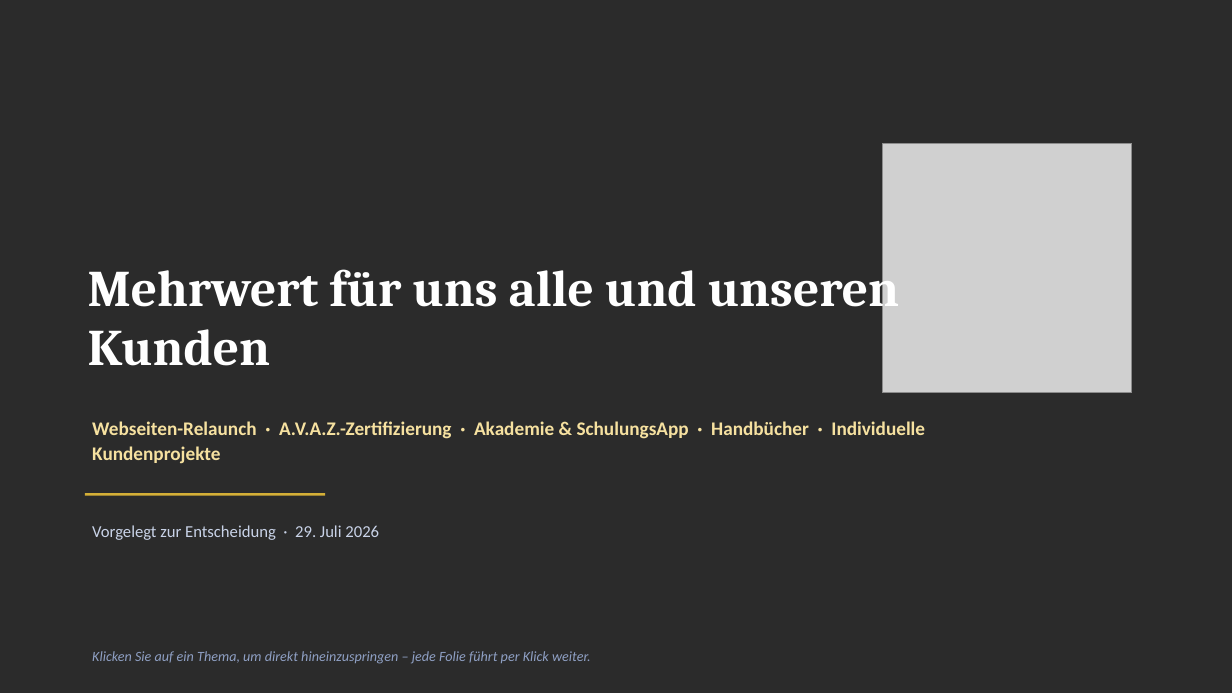
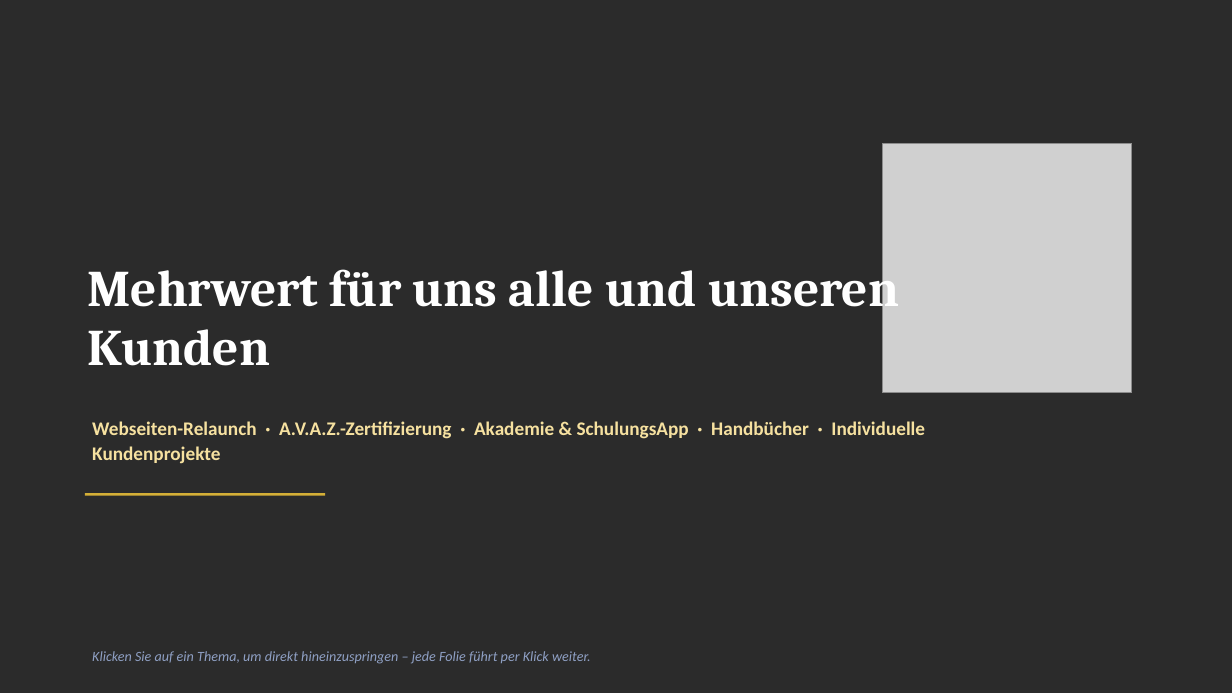
Before and after one commit to ThanosXXL/Thanos, a slide deck: slide 1 of praesentationen/Praesentation_Roadmap_2026.pptx. Drawn at 1232x693 pixels with LibreOffice and Linux fonts; fonts in the diff are those of the drawing; grey boxes stand for pictures; background and template pictures are left out; a plain dark background stands for a picture behind light text. Boxes give left, top, right and bottom in pixels: in the first picture for what was removed or moved away, otherwise in the second. Text is boxed around its words. In the diff, an @@ line names an element or a change of style, - is before the commit and + after.

```diff
--- a/praesentationen/Praesentation_Roadmap_2026.pptx
+++ b/praesentationen/Praesentation_Roadmap_2026.pptx
@@ text removed at (x1=92, y1=525, x2=379, y2=540) @@
-Vorgelegt zur Entscheidung · 29. Juli 2026
```
Also in this commit, not shown: 1 other file.
